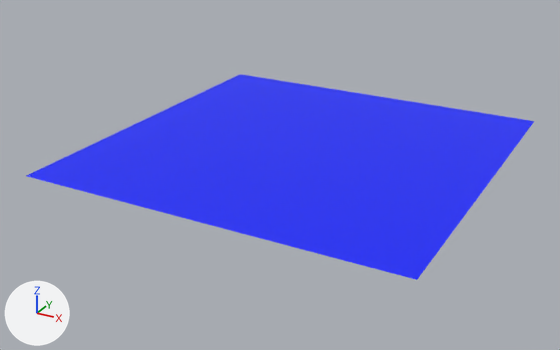
What one commit did to the FBX model resources/objects/plane/plane.fbx.
The view is the same before and after, from a 50 mm lens placed at (1.76, -3.44, 1.52), pointed at (-0.05, -0.15, -0.12). Lighting does not change. The marker at lower left points along +X, +Y and +Z. Where no turn or scale is listed for an object, it has been applied to the vertices.
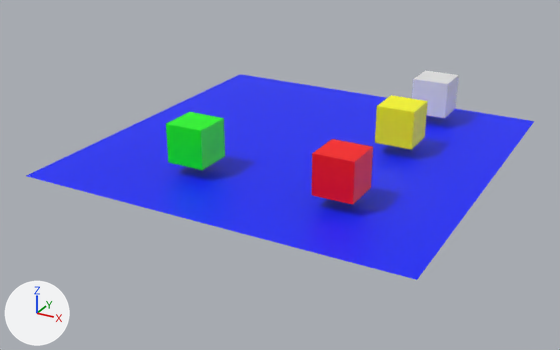
The change, as a list of edits to the scene's bpy script:
```text
Add img_green_png:
    img_green_png = load_image('green.png', 'texture/green.png', 1024, 1024, 'sRGB')
Add img_red_001_png:
    img_red_001_png = load_image('red.001.png', 'texture/red.001.png', 1024, 1024, 'sRGB')
Add img_yellow_png:
    img_yellow_png = load_image('yellow.png', 'texture/yellow.png', 1024, 1024, 'sRGB')
Add mat_material_009:
    mat_material_009 = principled_material('Material.009')
    mat_material_009.base_color = (0.8, 0.8, 0.8)  # white #e7e7e7
Add mat_material_007:
    mat_material_007 = principled_material('Material.007')
    mat_material_007.texture = img_green_png
Add mat_material_006:
    mat_material_006 = principled_material('Material.006')
    mat_material_006.texture = img_red_001_png
Add mat_material_008:
    mat_material_008 = principled_material('Material.008')
    mat_material_008.texture = img_yellow_png
Add me_cube_004:
    me_cube_004.from_pydata(...)  # a box spanning x -0.1..0.1, y -0.1..0.1, z -0.1..0.1
    me_cube_004.materials.append(mat_material_009)  # its picture is missing
Add me_cube_001:
    me_cube_001.from_pydata(...)  # a box spanning x -0.1..0.1, y -0.1..0.1, z -0.1..0.1
    me_cube_001.materials.append(mat_material_007)  # picture img_green_png
Add me_cube_002:
    me_cube_002.from_pydata(...)  # a box spanning x -0.1..0.1, y -0.1..0.1, z -0.1..0.1
    me_cube_002.materials.append(mat_material_006)  # picture img_red_001_png
Add me_cube_003:
    me_cube_003.from_pydata(...)  # a box spanning x -0.1..0.1, y -0.1..0.1, z -0.1..0.1
    me_cube_003.materials.append(mat_material_008)  # picture img_yellow_png
Add ob_cube_003:
    ob_cube_003 = bpy.data.objects.new('Cube.003', me_cube_004)
    ob_cube_003.location = (0.478, 0.728, 0.161)
Add ob_cube:
    ob_cube = bpy.data.objects.new('Cube', me_cube_001)
    ob_cube.location = (-0.302, -0.542, 0.161)
Add ob_cube_001:
    ob_cube_001 = bpy.data.objects.new('Cube.001', me_cube_002)
    ob_cube_001.location = (0.478, -0.542, 0.161)
Add ob_cube_002:
    ob_cube_002 = bpy.data.objects.new('Cube.002', me_cube_003)
    ob_cube_002.location = (0.478, 0.188, 0.161)
```

What differs and where, as boxes [x1, y1, x2, y2] in the pictures (560 x 350 px):
'Cube.001', added (red)
    after: [312, 139, 373, 205]
'Cube', added (green)
    after: [166, 112, 225, 170]
'Cube.002', added (yellow)
    after: [375, 95, 428, 150]
'Cube.003', added
    after: [412, 70, 459, 118]
